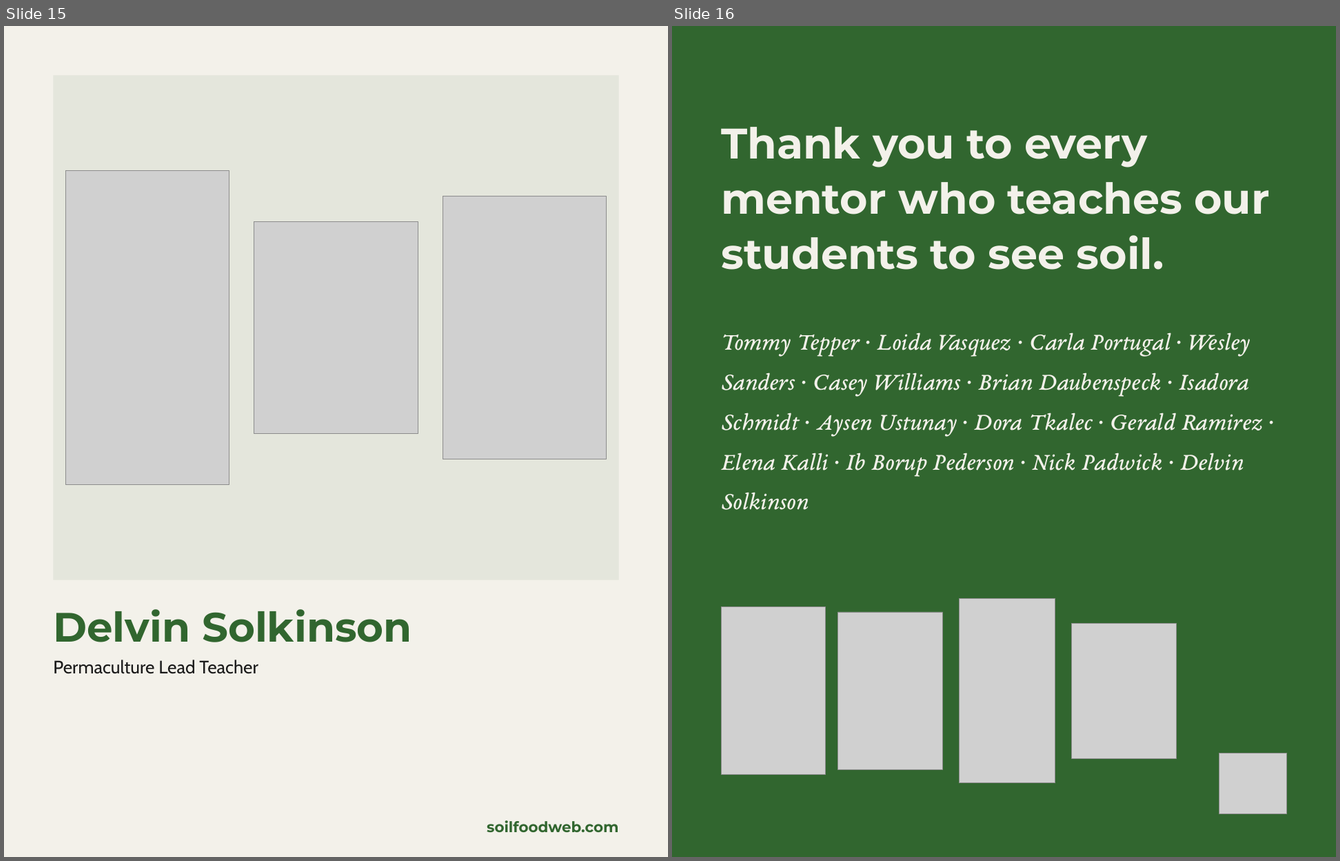
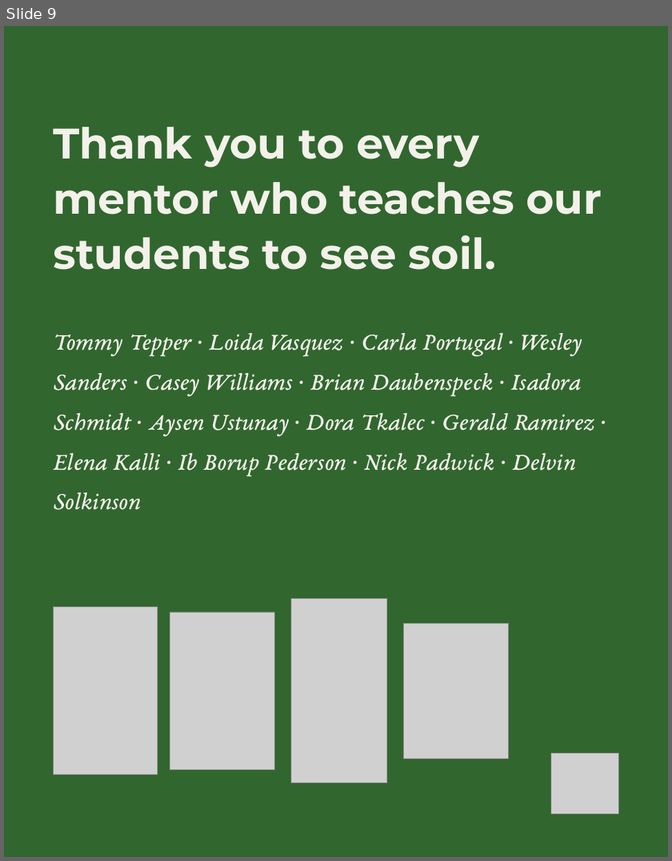
Before and after one commit to linneamoritznyc/SFW-SocialMedia, a slide deck: templates/posts/october/05-10-2026-mon-ig-teachers-day-v2.pptx. Shown side by side, each under a label of ours: slides 15 and 16 before the commit, slide 9 after it. The pictures are 1340x861 and 672x861 pixels, drawn with LibreOffice and Linux fonts; fonts in the diff are those of the drawing; grey boxes stand for pictures. Boxes give left, top, right and bottom in pixels: in the first picture for what was removed or moved away, otherwise in the second. Text is boxed around its words. In the diff, an @@ line names an element or a change of style, - is before the commit and + after.

```diff
--- a/templates/posts/october/05-10-2026-mon-ig-teachers-day-v2.pptx
+++ b/templates/posts/october/05-10-2026-mon-ig-teachers-day-v2.pptx
@@ slide 15 removed at (x1=4, y1=26, x2=668, y2=857), background #F3F1EA @@
@@ rectangle removed at (x1=53, y1=75, x2=619, y2=579) @@
@@ picture removed at (x1=65, y1=171, x2=230, y2=485) @@
@@ picture removed at (x1=443, y1=196, x2=607, y2=459) @@
@@ picture removed at (x1=254, y1=221, x2=419, y2=433) @@
@@ text removed at (x1=53, y1=609, x2=412, y2=642) @@
-Delvin Solkinson
@@ text removed at (x1=53, y1=659, x2=259, y2=674) @@
-Permaculture Lead Teacher
@@ text removed at (x1=487, y1=820, x2=619, y2=832) @@
-soilfoodweb.com
@@ what was slide 16 is now slide 9 @@
```
Also in this commit, not shown: 7 slides changed, 6 other slides removed, 18 other files.
